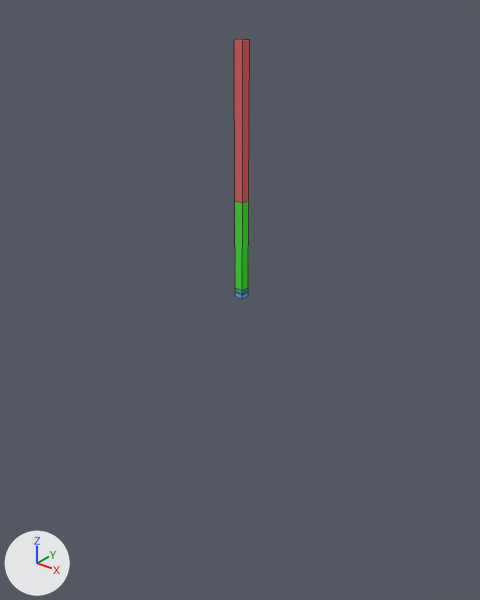
What one commit did to the Blender file data/robots/arm.blend.
Before and after are seen from a camera (50 mm lens) standing at (3.98, -5.01, 5.75) and looking at (-0.01, -0.02, 2.66). The axes (+X, +Y, +Z) are drawn at lower left. The lights are the same throughout. Mesh edges are drawn as thin lines.

The first picture shows 'base', 'segment_1', 'segment_2'.
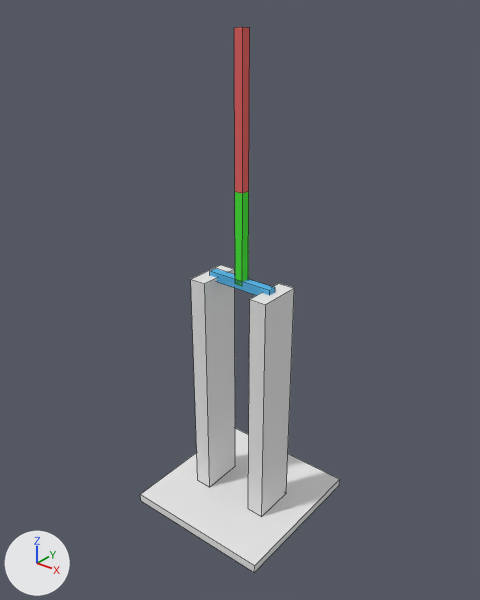
Boxes [x1, y1, x2, y2] around the edits, measured in the pictures (480 x 600 px):
'base_stand', added: after [140, 428, 340, 573]
'stand_2', added: after [248, 283, 294, 517]
'stand_1', added: after [191, 265, 235, 487]
'segment_2', moved: before [234, 39, 250, 203]; after [234, 27, 250, 193]
'base', moved, rescaled (371% wider, 125% taller): before [235, 288, 248, 299]; after [210, 269, 275, 295]

Edits to the bpy script that builds the scene:
```text
Add mat_material:
    mat_material = diffuse_material('Material')
    mat_material.base_color = (0.8, 0.8, 0.8)  # white #e7e7e7
Add me_cube_003:
    me_cube_003.from_pydata(...)  # a box spanning x -1.0..1.0, y -1.0..1.0, z -1.0..1.0
    me_cube_003.materials.append(mat_material)  # white #e7e7e7
Change ob_segment_2:
    ob_segment_2.location: (0.0, 0.0, 4.5) -> (0.0, 0.0, 4.6)
Change ob_base:
    ob_base.location: (0.0, 0.0, 2.75) -> (0.0, 0.0, 2.85)
    ob_base.scale: (0.05, 0.05, 0.05) -> (0.4, 0.05, 0.05)
Add ob_stand_2:
    ob_stand_2 = bpy.data.objects.new('stand_2', me_cube_003)
    ob_stand_2.location = (0.4, 0.0, 1.48)
    ob_stand_2.scale = (0.1, 0.25, 1.38)
Add ob_stand_1:
    ob_stand_1 = bpy.data.objects.new('stand_1', me_cube_003.copy())
    ob_stand_1.location = (-0.4, 0.0, 1.48)
    ob_stand_1.scale = (0.1, 0.25, 1.38)
Add ob_base_stand:
    ob_base_stand = bpy.data.objects.new('base_stand', me_cube_003.copy())
    ob_base_stand.location = (0.0, 0.0, 0.05)
    ob_base_stand.scale = (0.875, 0.875, 0.05)
```
